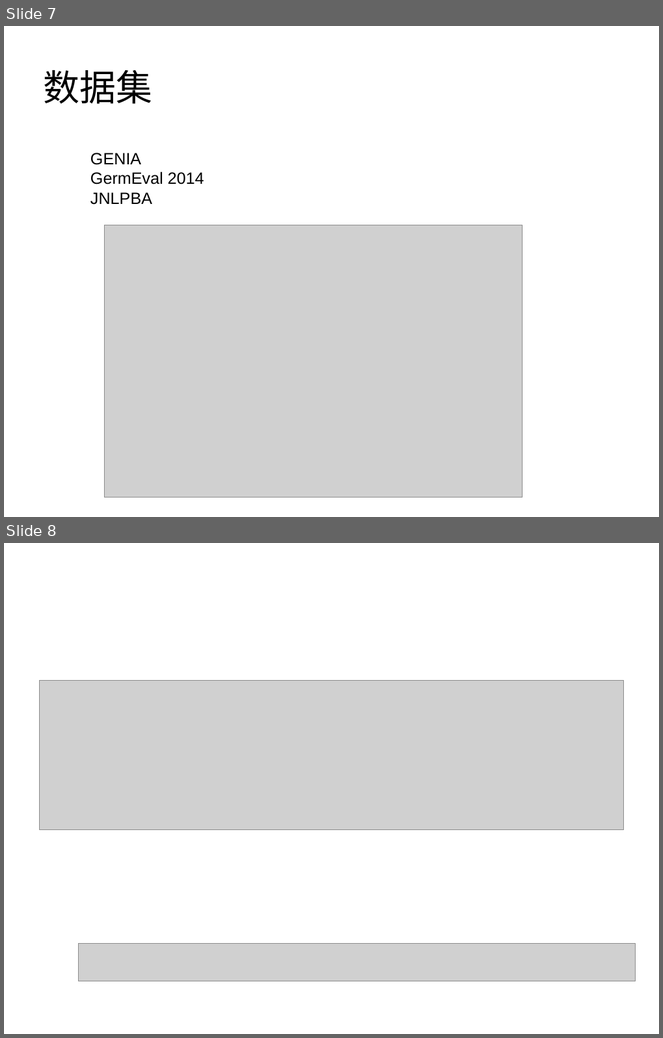
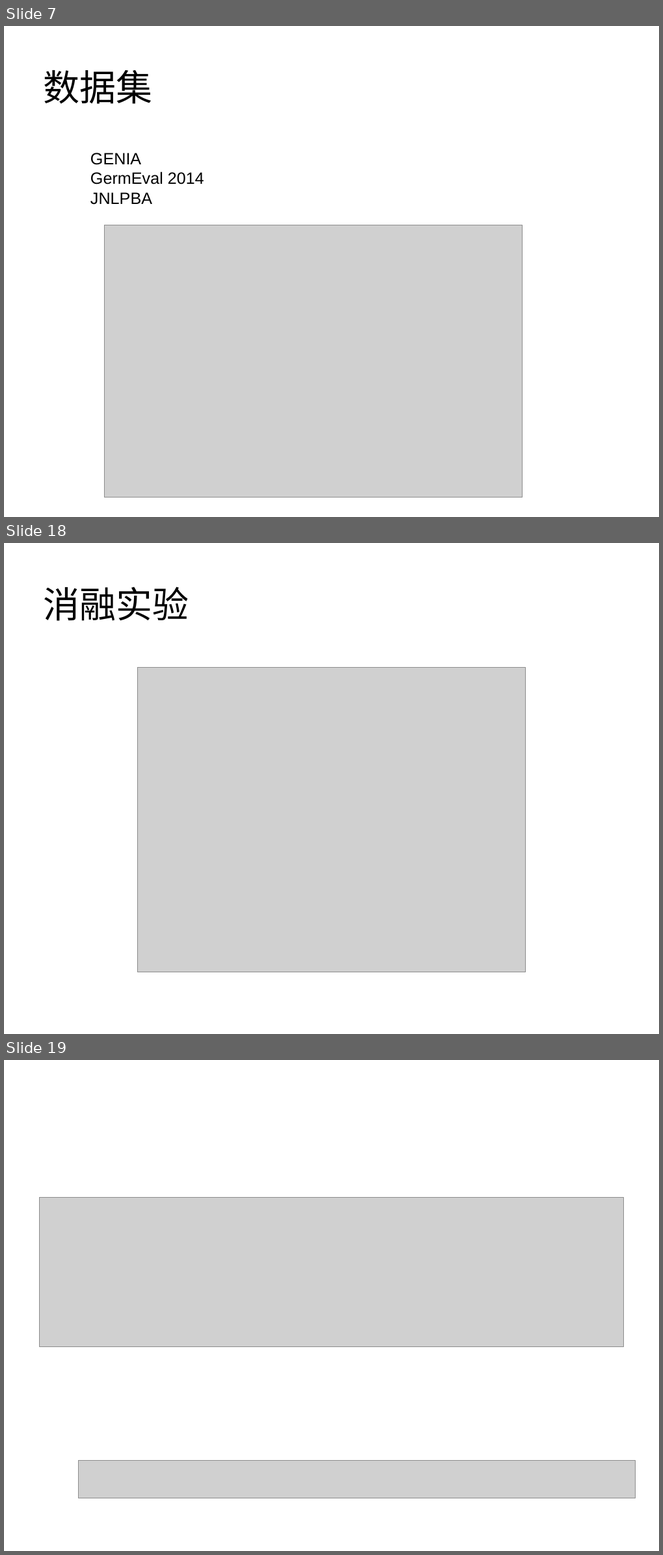
Before and after one commit to yilinduan/paper, a slide deck: Nested Named Entity Recognition/nested NER.ppt. Shown one above the other, each under a label of ours: slides 7 and 8 before the commit, slides 7, 18 and 19 after it; the slides between them are not shown. The pictures are 663x1038 and 663x1555 pixels, drawn with LibreOffice and Linux fonts; fonts in the diff are those of the drawing; grey boxes stand for pictures. Boxes give left, top, right and bottom in pixels: in the first picture for what was removed or moved away, otherwise in the second. Text is boxed around its words. In the diff, an @@ line names an element or a change of style, - is before the commit and + after.

```diff
--- a/Nested Named Entity Recognition/nested NER.ppt
+++ b/Nested Named Entity Recognition/nested NER.ppt
@@ slide 18 added at [4,543,659,1034], background #FFFFFF @@
@@ title added at [43,587,189,621], 40 pt, text #000000 @@
+消融实验
@@ picture added at [138,668,525,973] @@
@@ what was slide 8 is now slide 19 @@
```
Also in this commit, not shown: 10 other slides added, 3 other files.
